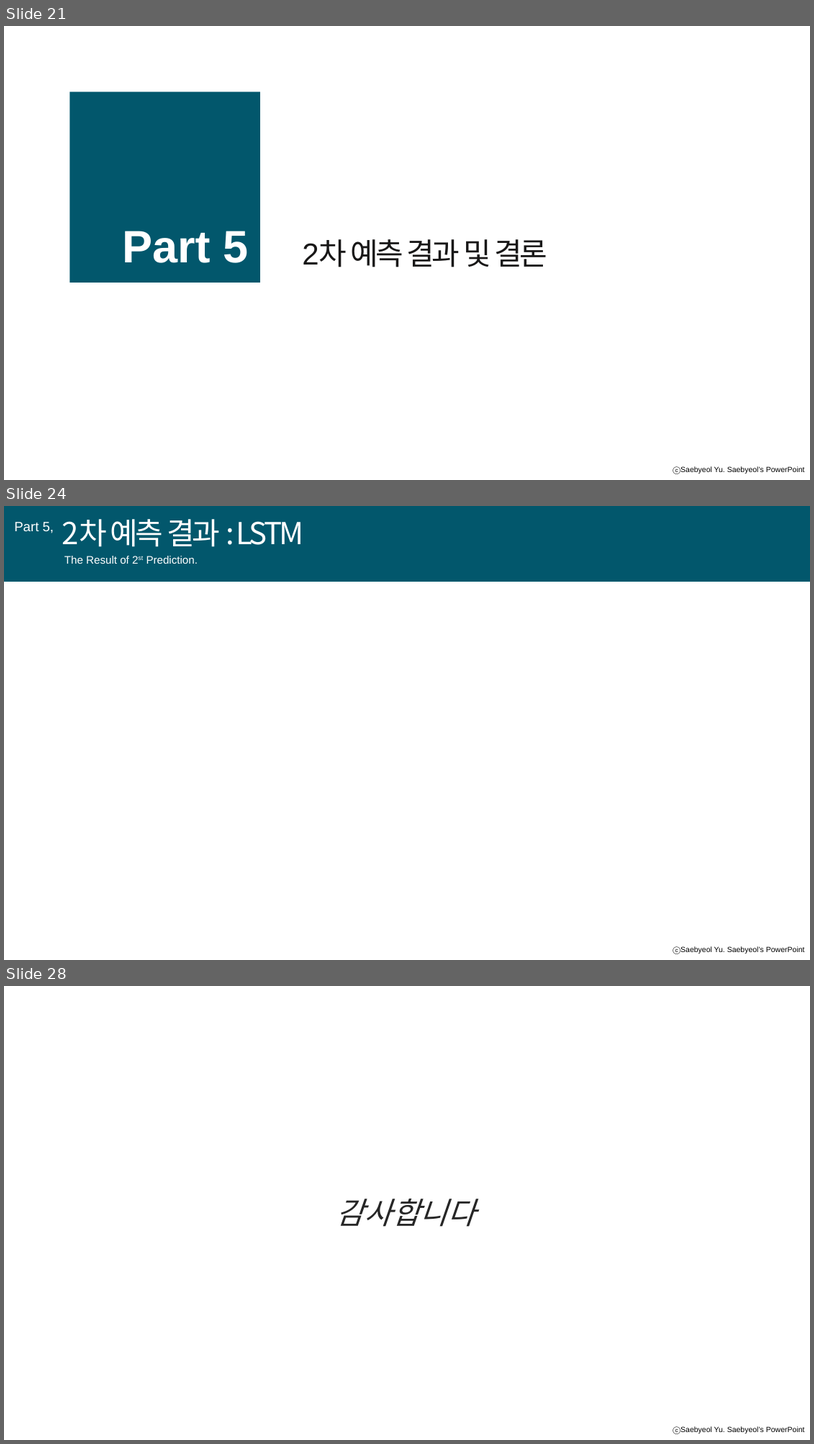
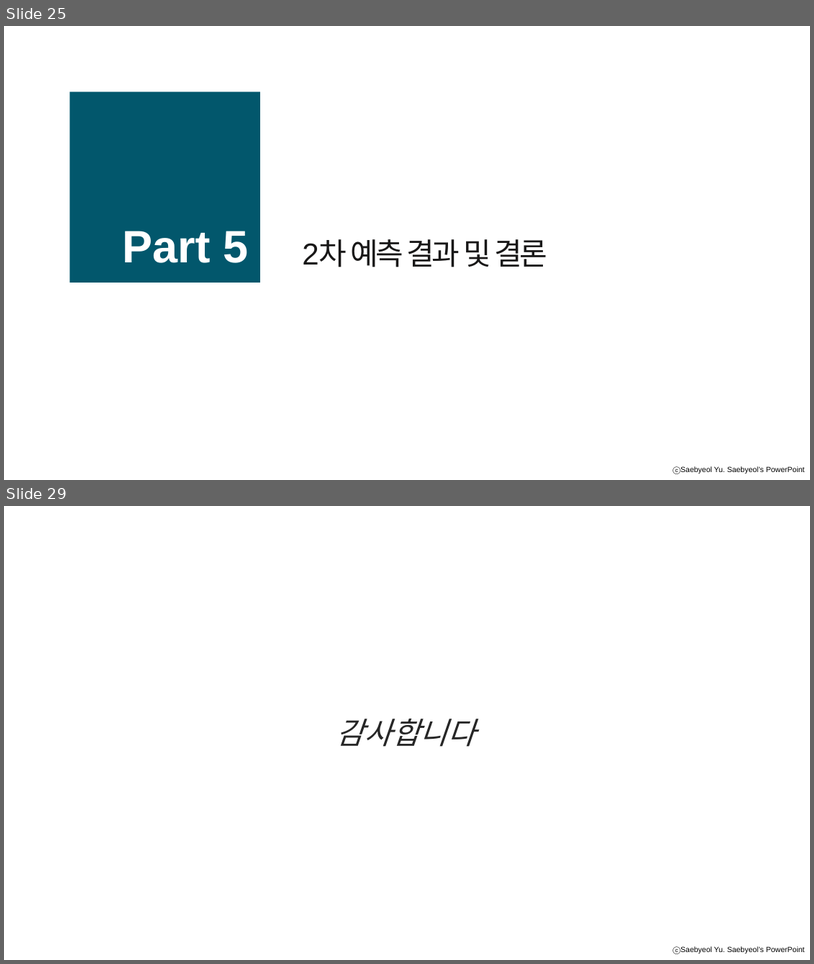
Before and after one commit to A-dongl/P3_kospi, a slide deck: 2차 발표자료.pptx. Shown one above the other, each under a label of ours: slides 21, 24 and 28 before the commit, slides 25 and 29 after it; the slides between them are not shown. The pictures are 814x1444 and 814x964 pixels, drawn with LibreOffice and Linux fonts; fonts in the diff are those of the drawing; background and template pictures are left out. Boxes give left, top, right and bottom in pixels: in the first picture for what was removed or moved away, otherwise in the second. Text is boxed around its words. In the diff, an @@ line names an element or a change of style, - is before the commit and + after.

```diff
--- a/2차 발표자료.pptx
+++ b/2차 발표자료.pptx
@@ slide 24 removed at [4, 506, 810, 960], background #FFFFFF; not listed: 1 template element that a slide beside it also shows @@
@@ rectangle removed at [4, 506, 810, 582] @@
@@ text removed at [14, 522, 54, 533] @@
-Part 5,
@@ text removed at [62, 519, 304, 547] @@
-2차 예측 결과 : LSTM
@@ text removed at [64, 556, 198, 564] @@
-The Result of 2st Prediction.
@@ what was slide 21 is now slide 25 @@
@@ what was slide 28 is now slide 29 @@
```
Also in this commit, not shown: 11 slides changed, 10 slides added, 10 other slides removed, 1 other file.
